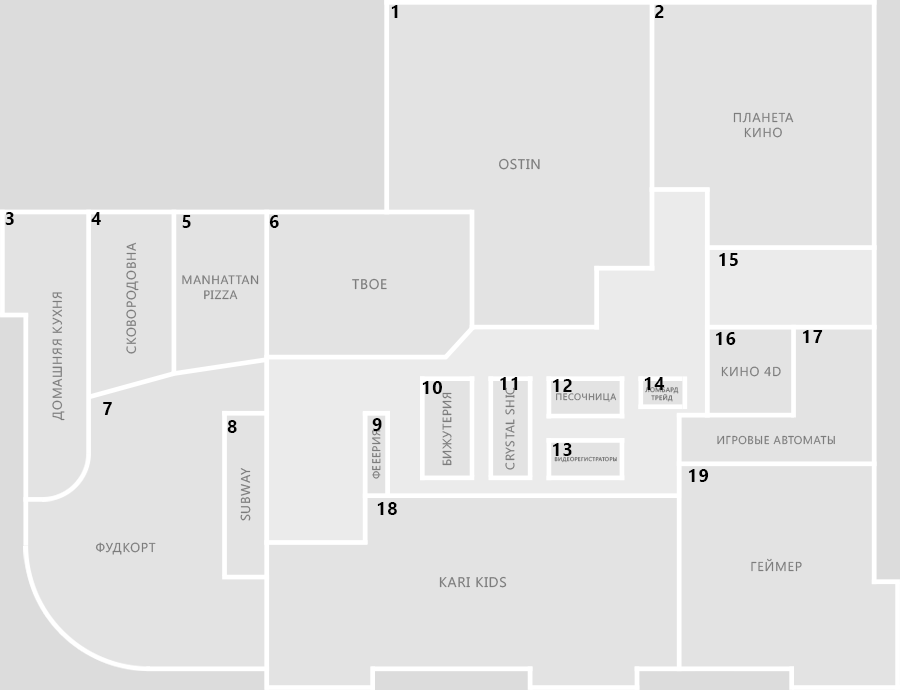
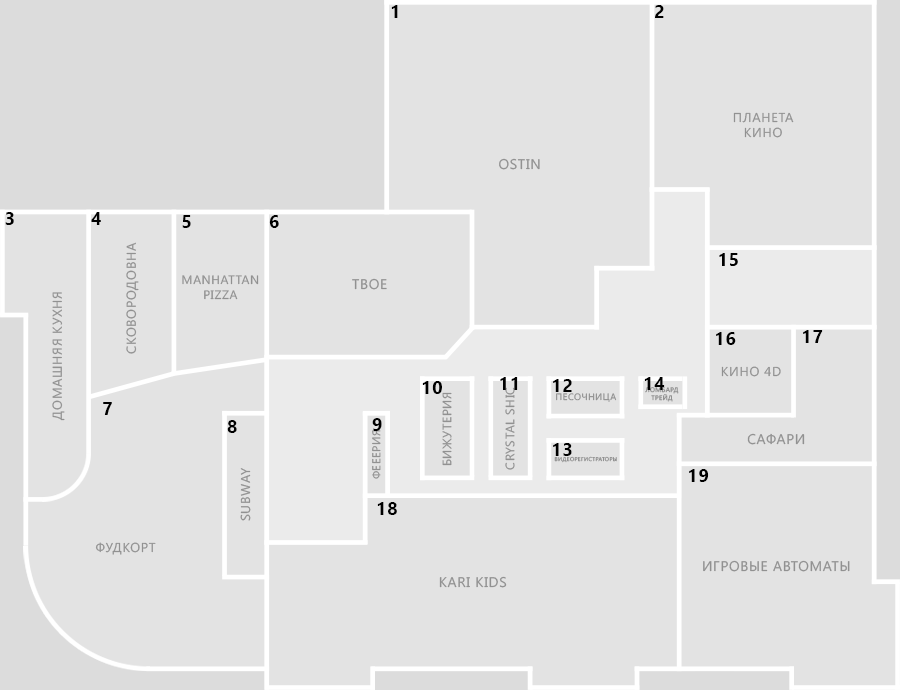
Layers edited between the first and the second 900 x 690 image:
removed layer "Kari kids" from group "кор" over <box>440,577,506,588</box>
removed layer "твое" from group "кор" over <box>352,279,387,290</box>
removed layer "Ostin" from group "кор" over <box>499,159,540,170</box>
removed layer "Фудкорт" from group "кор" over <box>96,542,156,555</box>
removed layer "CRYSTAL SHIC" from group "кор" over <box>505,388,515,470</box>
removed layer "Домашняя кухня" from group "кор" over <box>52,292,65,420</box>
removed layer "Сковородовна" from group "кор" over <box>126,243,139,354</box>
removed layer "Manhattan pizza" from group "кор" over <box>182,275,258,299</box>
removed layer "Бижутерия" from group "кор" over <box>442,393,452,465</box>
removed layer "Subway" from group "кор" over <box>240,468,251,521</box>
removed layer "Фееерия" from group "кор" over <box>372,430,381,479</box>
removed layer "Песочница" from group "кор" over <box>556,393,616,402</box>
removed layer "Видеорегистраторы" from group "кор" over <box>554,457,617,462</box>
removed layer "Ломбард ТРЕЙД" from group "кор" over <box>645,387,679,402</box>
removed layer "Кино 4D" from group "кор" over <box>722,366,781,377</box>
removed layer "Игровые автоматы" from group "кор" over <box>717,435,835,445</box>
removed layer "Геймер" from group "кор" over <box>751,558,802,572</box>
removed layer "Планета кино" from group "кор" over <box>734,113,793,138</box>
added layer "Слой 1" (60%) in group "кор" over <box>52,113,850,588</box>
